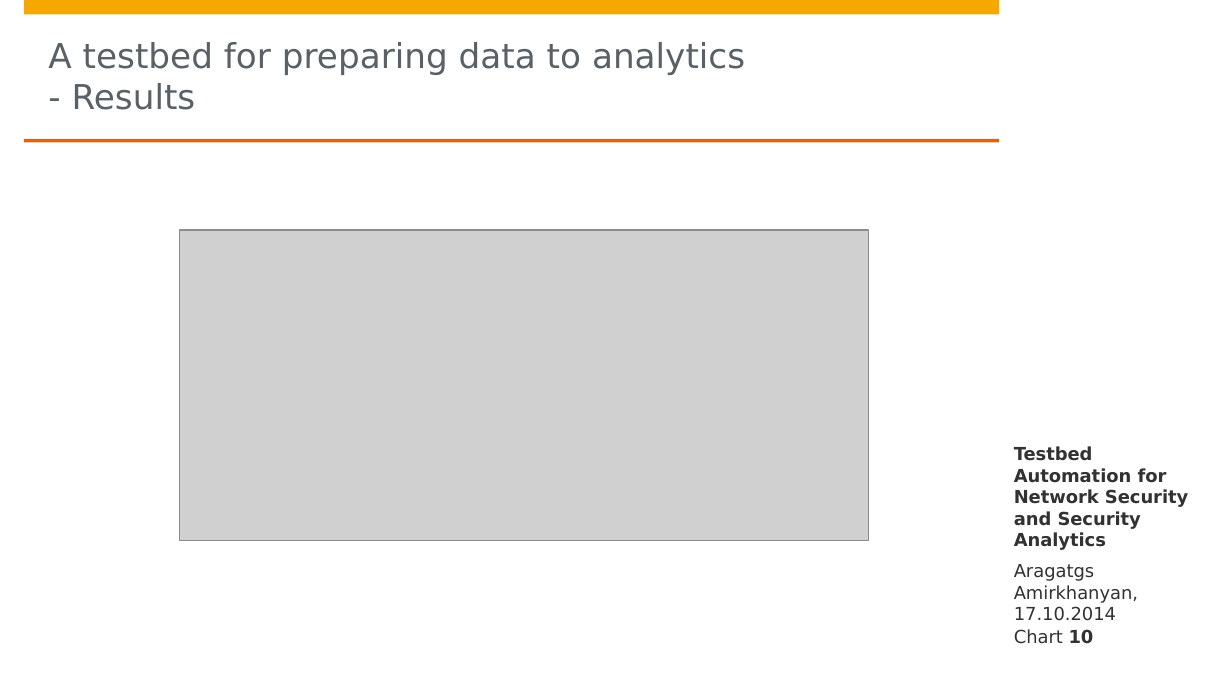
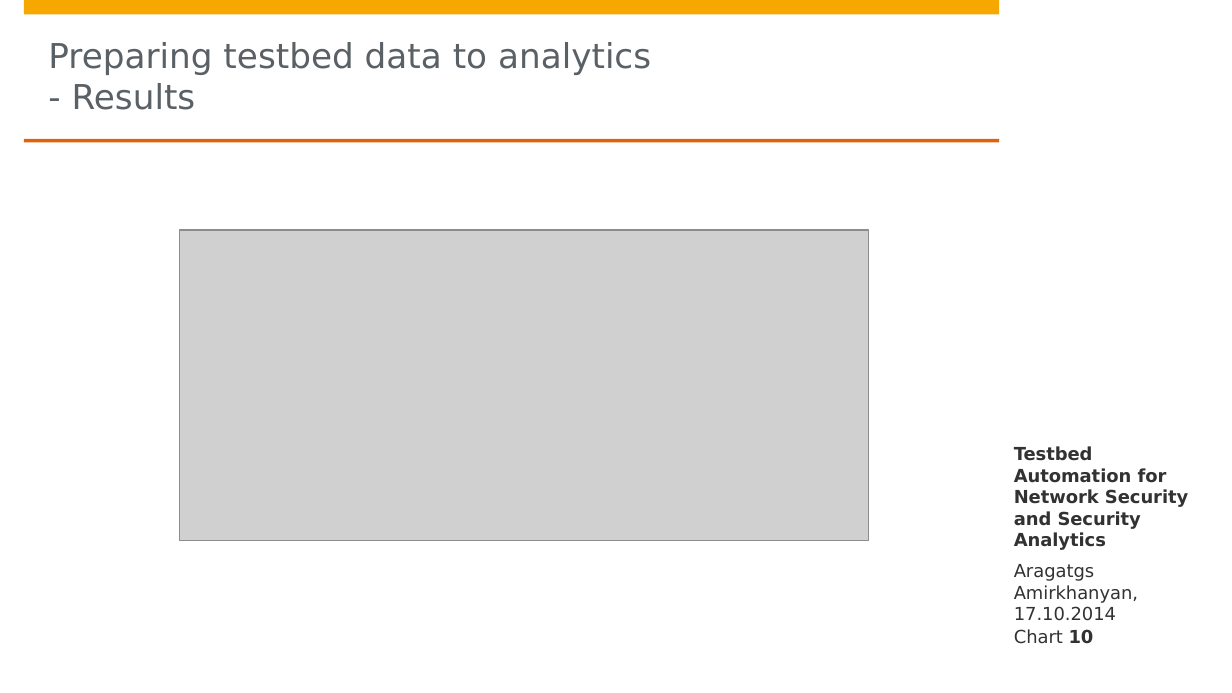
Before and after one commit to aragats/HPI, a slide deck: slide 10 of Research School/Retreat/Fall 2014/retreat draft 4/Aragats_Amirkhanyan_Fall_Retreat_2014.pptx. Drawn at 1232x693 pixels with LibreOffice and Linux fonts; fonts in the diff are those of the drawing; grey boxes stand for pictures; background and template pictures are left out. Boxes give left, top, right and bottom in pixels: in the first picture for what was removed or moved away, otherwise in the second. Text is boxed around its words. In the diff, an @@ line names an element or a change of style, - is before the commit and + after.

```diff
--- a/Research School/Retreat/Fall 2014/retreat draft 4/Aragats_Amirkhanyan_Fall_Retreat_2014.pptx
+++ b/Research School/Retreat/Fall 2014/retreat draft 4/Aragats_Amirkhanyan_Fall_Retreat_2014.pptx
@@ title at <box>48,42,651,110</box>: text changed @@
-A testbed for preparing data to analytics
-- Results
+Preparing testbed data to analytics
+- Results
```
Also in this commit, not shown: 5 other slides changed, 1 other file.
